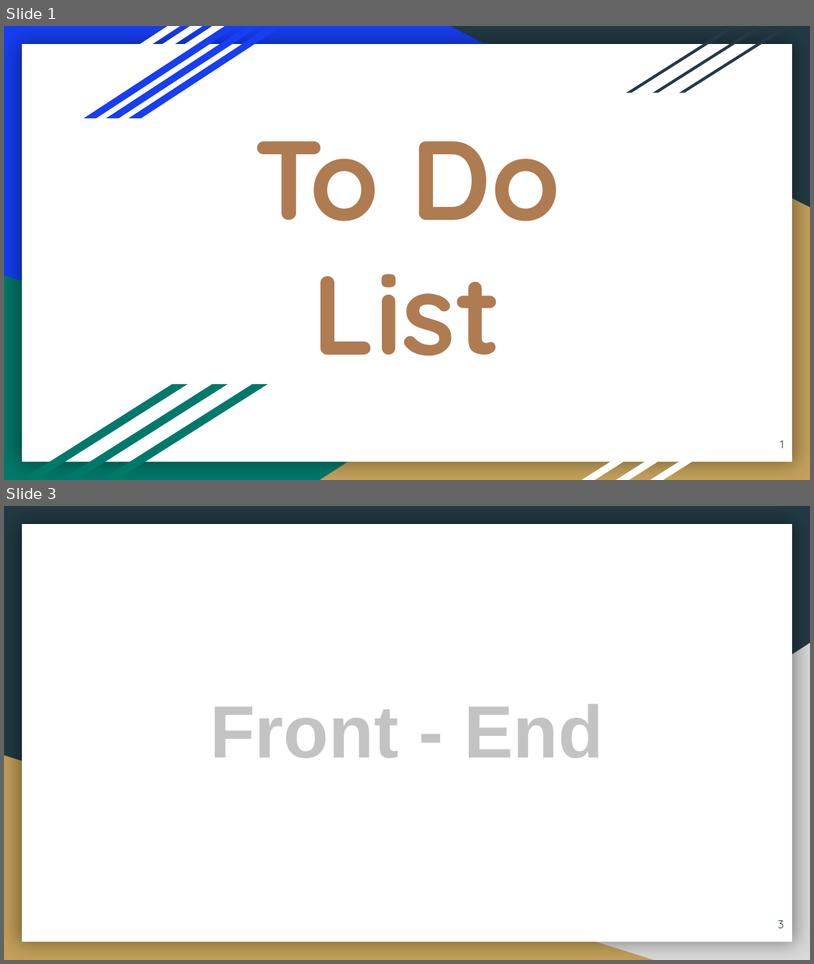
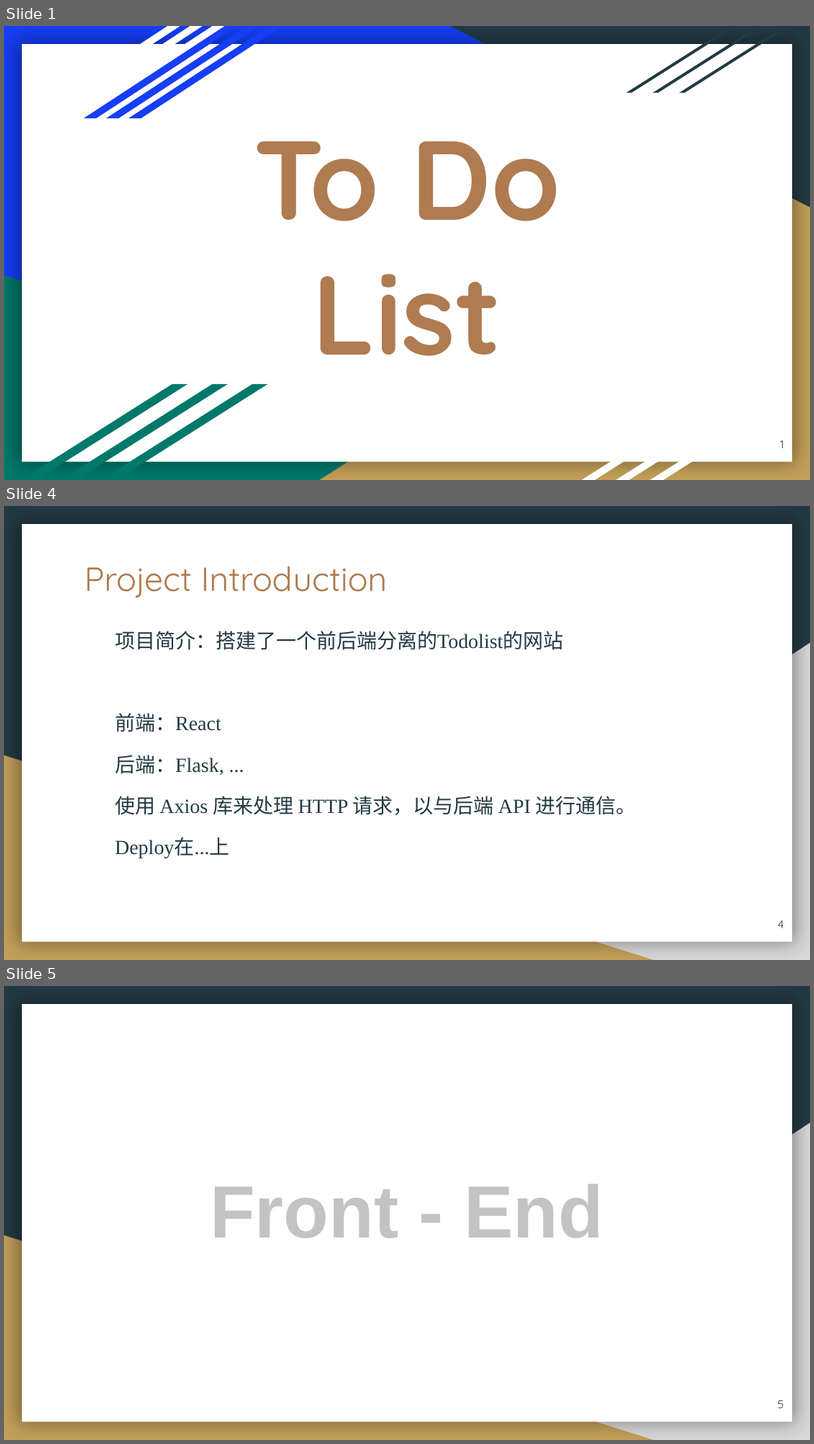
Before and after one commit to Jeffrey-maker/to-do-list, a slide deck: To Do List.pptx. Shown one above the other, each under a label of ours: slides 1 and 3 before the commit, slides 1, 4 and 5 after it; the slides between them are not shown. The pictures are 814x964 and 814x1444 pixels, drawn with LibreOffice and Linux fonts; fonts in the diff are those of the drawing. Boxes give left, top, right and bottom in pixels: in the first picture for what was removed or moved away, otherwise in the second. Text is boxed around its words. In the diff, an @@ line names an element or a change of style, - is before the commit and + after.

```diff
--- a/To Do List.pptx
+++ b/To Do List.pptx
@@ slide 4 added at (4,506,810,960), background #233A44; not listed: 3 template elements that a slide beside it also shows @@
@@ title added at (85,566,388,597), 30 pt, text #AF7B51 @@
+Project Introduction
@@ text added at (115,631,637,858), 18 pt, text #233A44 @@
+项目简介：搭建了一个前后端分离的Todolist的网站
+前端：React
+后端：Flask, ...
+使用 Axios 库来处理 HTTP 请求，以与后端 API 进行通信。
+Deploy在...上
@@ page number added at (778,920,784,928), 10 pt, text #233A44 @@
+4
@@ what was slide 3 is now slide 5 @@
@@ page number at (778,1400,784,1408): text changed @@
-3
+5
```
Also in this commit, not shown: 3 slides changed, 2 other slides added, 2 other files.
